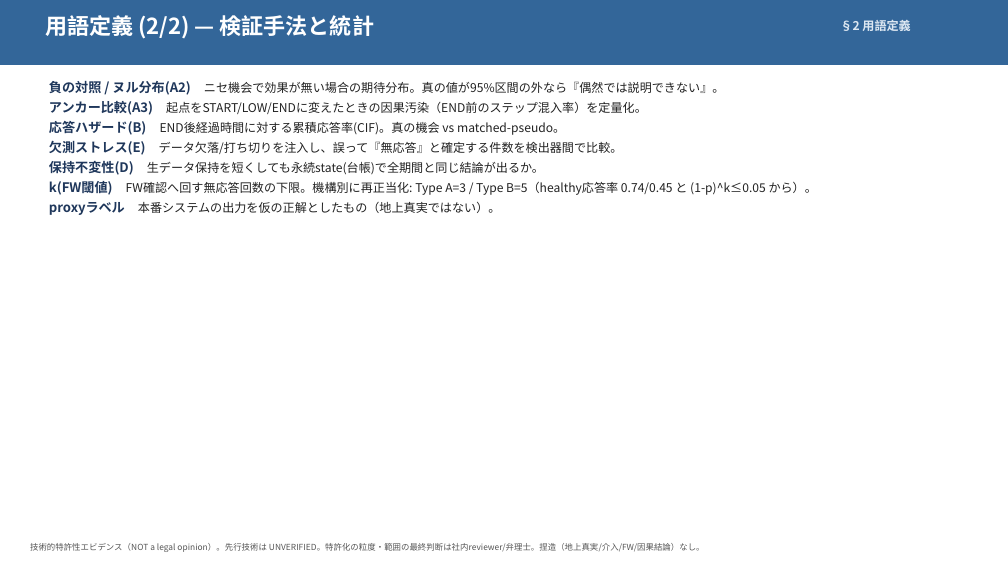
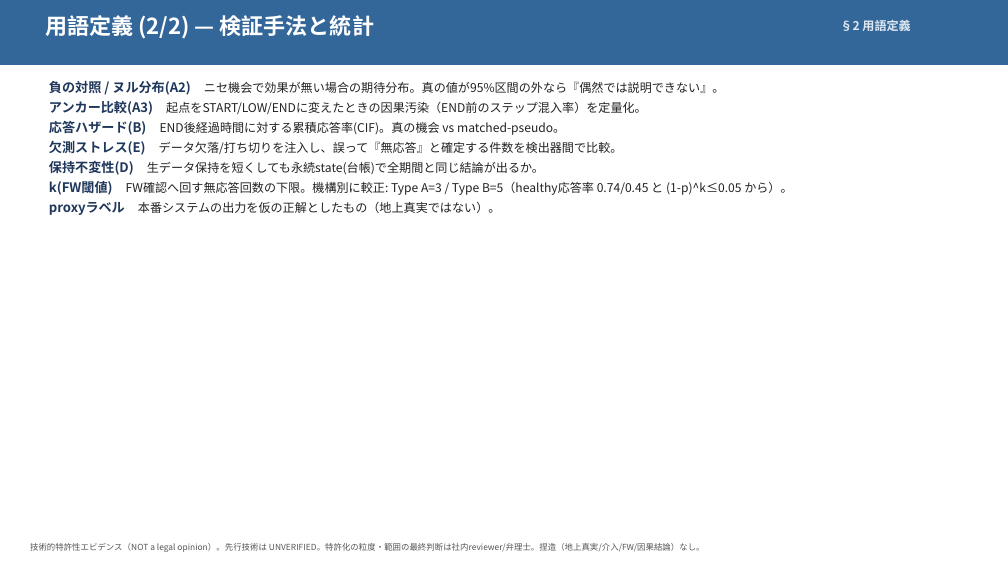
Before and after one commit to naja-hubble/battery-usage-ai, a slide deck: slide 8 of data/reports/fcc_patent_summary_slides_v5_od2.pptx. Drawn at 1008x567 pixels with LibreOffice and Linux fonts; fonts in the diff are those of the drawing. Boxes give left, top, right and bottom in pixels: in the first picture for what was removed or moved away, otherwise in the second. Text is boxed around its words. In the diff, an @@ line names an element or a change of style, - is before the commit and + after.

```diff
--- a/data/reports/fcc_patent_summary_slides_v5_od2.pptx
+++ b/data/reports/fcc_patent_summary_slides_v5_od2.pptx
@@ text at [49, 181, 792, 195]: text changed @@
-k(FW閾値) FW確認へ回す無応答回数の下限。機構別に再正当化: Type A=3 / Type B=5（healthy応答率 0.74/0.45 と (1-p)^k≤0.05 から）。
+k(FW閾値) FW確認へ回す無応答回数の下限。機構別に較正: Type A=3 / Type B=5（healthy応答率 0.74/0.45 と (1-p)^k≤0.05 から）。
```
Also in this commit, not shown: 26 other slides changed, 6 slides added, 12 other files.
